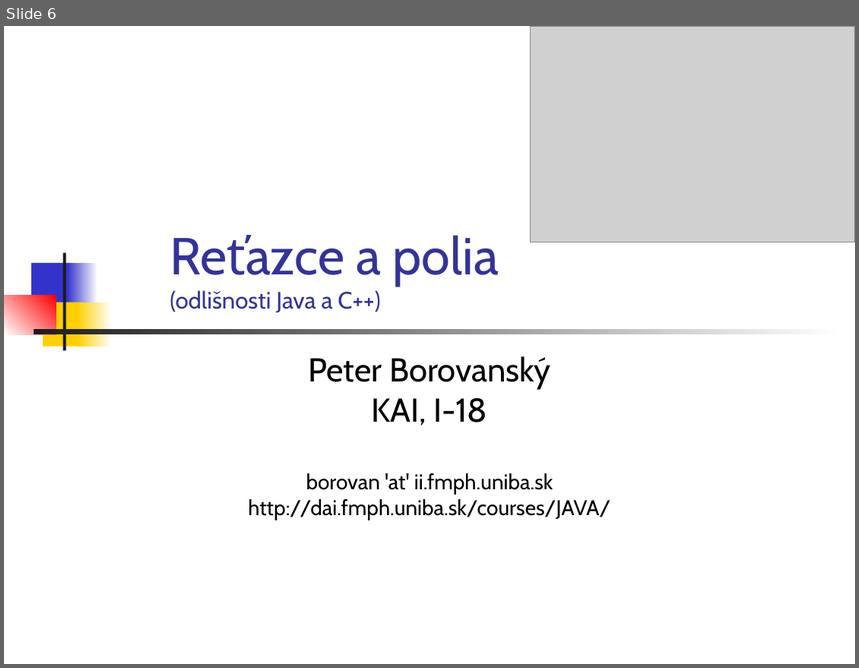
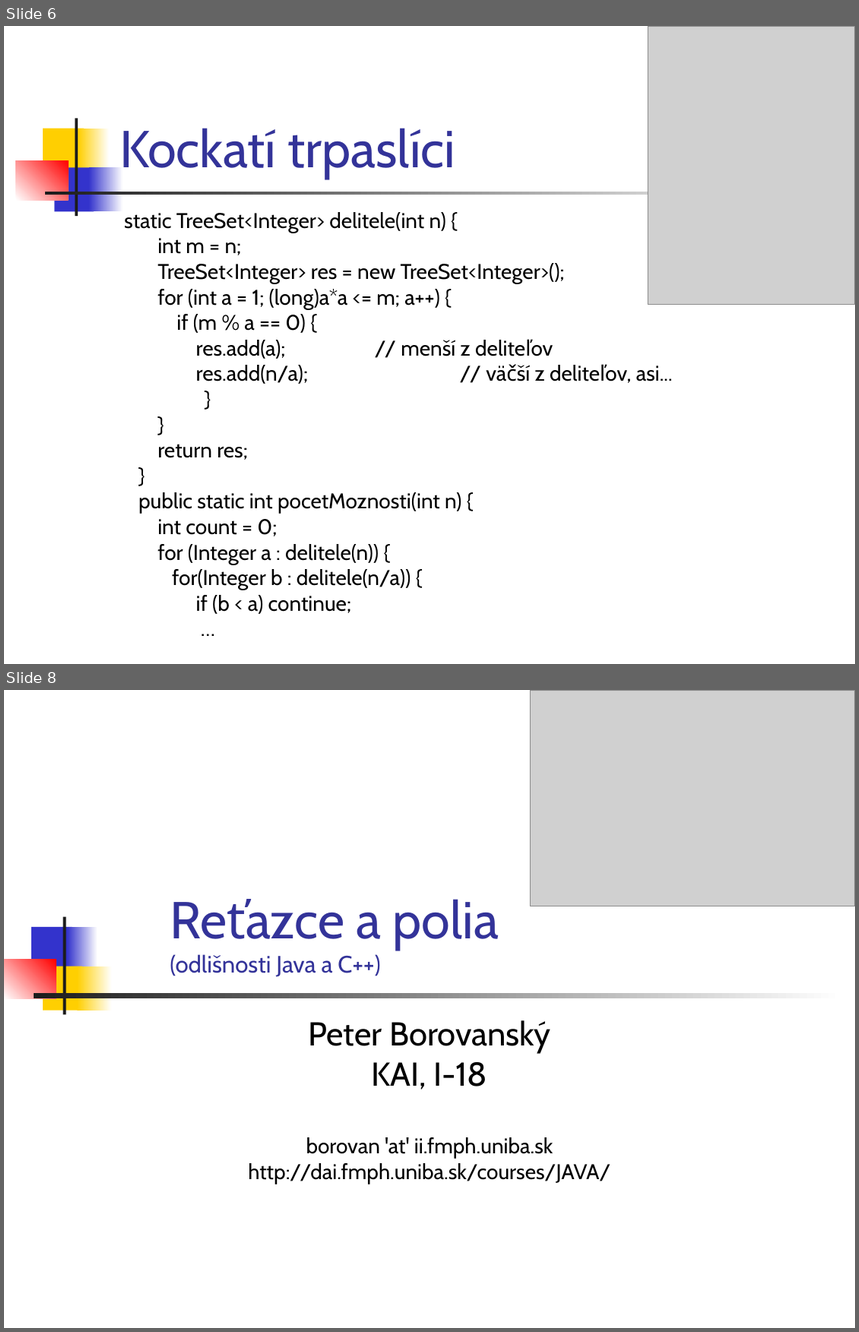
Before and after one commit to Programovanie4/Prednasky, a slide deck: 03/03_java.ppt. Shown one above the other, each under a label of ours: slide 6 before the commit, slides 6 and 8 after it; the slides between them are not shown. The pictures are 859x668 and 859x1332 pixels, drawn with LibreOffice and Linux fonts; fonts in the diff are those of the drawing; grey boxes stand for pictures. Boxes give left, top, right and bottom in pixels: in the first picture for what was removed or moved away, otherwise in the second. Text is boxed around its words. In the diff, an @@ line names an element or a change of style, - is before the commit and + after.

```diff
--- a/03/03_java.ppt
+++ b/03/03_java.ppt
@@ slide 6 added at box(4, 26, 855, 664), background #FFFFFF @@
@@ picture added at box(648, 26, 855, 305) @@
@@ rectangle added at box(44, 128, 84, 173), fill #FFCF01 @@
@@ rectangle added at box(75, 118, 77, 216), fill #1C1C1C @@
@@ rectangle added at box(79, 128, 110, 173), fill gradient #FFCF01 to #FFFFFF @@
@@ title added at box(120, 128, 456, 179), 44 pt, text #333399 @@
+Kockatí trpaslíci
@@ rectangle added at box(16, 161, 68, 199), fill gradient #FFFFFF to #FF0000 @@
@@ rectangle added at box(54, 167, 94, 211), fill #3333CC @@
@@ rectangle added at box(89, 167, 123, 211), fill gradient #3333CC to #FFFFFF @@
@@ rectangle added at box(45, 192, 811, 195), fill gradient #1C1C1C to #FFFFFF @@
@@ text added at box(124, 212, 673, 614), 18 pt, text #000000 @@
+static TreeSet<Integer> delitele(int n) {
+int m = n;
+TreeSet<Integer> res = new TreeSet<Integer>();
+for (int a = 1; (long)a*a <= m; a++) {
+if (m % a == 0) {
+res.add(a); // menší z deliteľov
+res.add(n/a); // väčší z deliteľov, asi...
+}
+}
+return res;
+}
+public static int pocetMoznosti(int n) {
+int count = 0;
+for (Integer a : delitele(n)) {
+for(Integer b : delitele(n/a)) {
+if (b < a) continue;
+…
@@ what was slide 6 is now slide 8 @@
```
Also in this commit, not shown: 5 slides changed, 1 other slide added, 1 other file.
